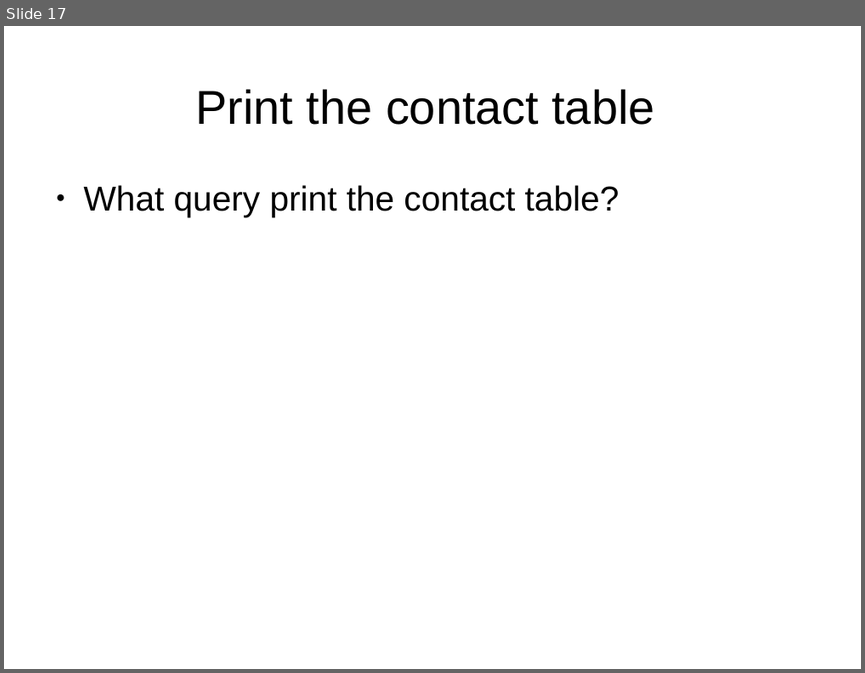
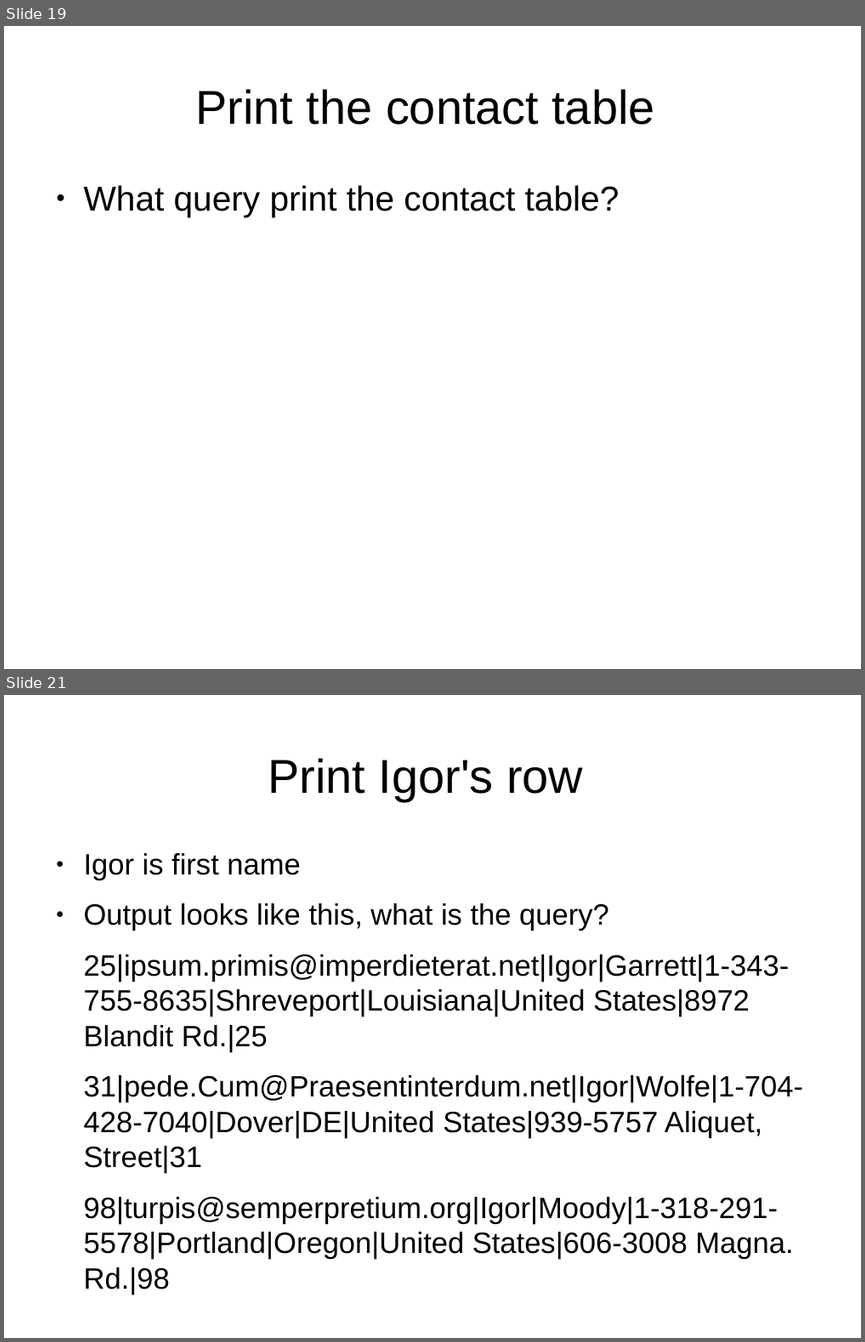
Before and after one commit to Oflameo/intro_to_databases_with_sqlite3, a slide deck: intro_to_databases_with_sqlite3.odp. Shown one above the other, each under a label of ours: slide 17 before the commit, slides 19 and 21 after it; the slides between them are not shown. The pictures are 865x673 and 865x1342 pixels, drawn with LibreOffice and Linux fonts; fonts in the diff are those of the drawing. Boxes give left, top, right and bottom in pixels: in the first picture for what was removed or moved away, otherwise in the second. Text is boxed around its words. In the diff, an @@ line names an element or a change of style, - is before the commit and + after.

```diff
--- a/intro_to_databases_with_sqlite3.odp
+++ b/intro_to_databases_with_sqlite3.odp
@@ slide 21 added at (x1=4, y1=695, x2=861, y2=1338), background #FFFFFF @@
@@ title added at (x1=268, y1=758, x2=583, y2=801), 44 pt, text #000000 @@
+Print Igor's row
@@ text added at (x1=84, y1=853, x2=803, y2=1294), 27.2 pt, text #000000 @@
+● Igor is first name
+● Output looks like this, what is the query?
+25|ipsum.primis@imperdieterat.net|Igor|Garrett|1-343-755-8635|Shreveport|Louisiana|United States|8972 Blandit Rd.|25
+31|pede.Cum@Praesentinterdum.net|Igor|Wolfe|1-704-428-7040|Dover|DE|United States|939-5757 Aliquet, Street|31
+98|turpis@semperpretium.org|Igor|Moody|1-318-291-5578|Portland|Oregon|United States|606-3008 Magna. Rd.|98
@@ what was slide 17 is now slide 19 @@
```
Also in this commit, not shown: 2 slides changed, 13 other slides added, 1 slide removed.
